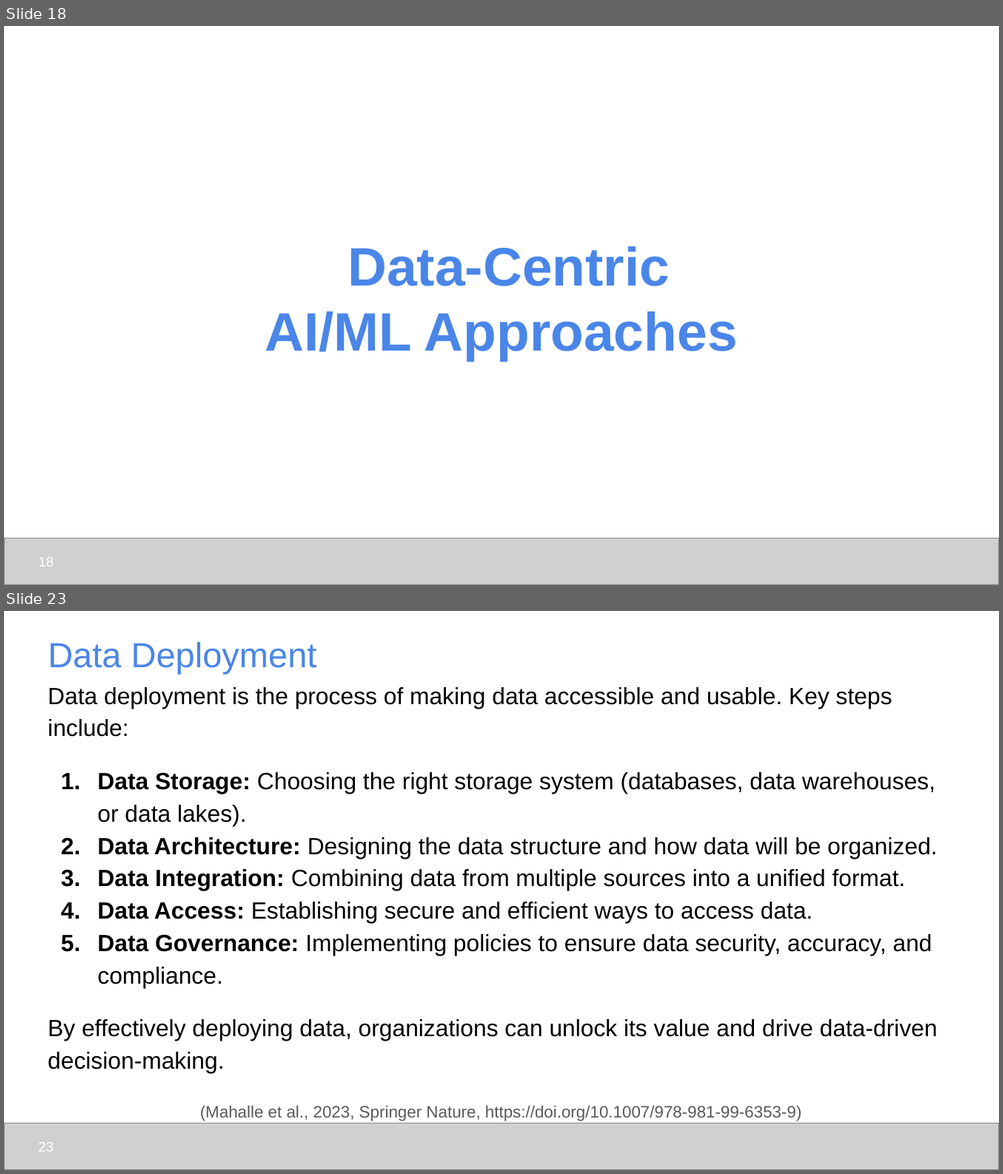
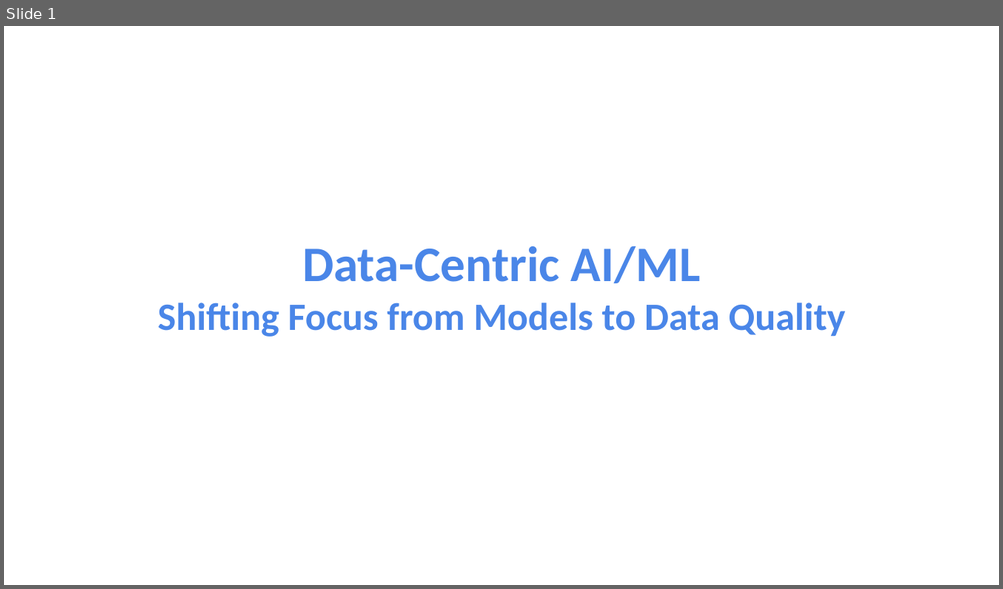
Before and after one commit to udel-cbcb/NIGMS-Sandbox-UD, a slide deck: Submodule_2/Lectures/Submodule_2_Lecture_3_Data_Centric_AI_ML.pptx. Shown one above the other, each under a label of ours: slides 18 and 23 before the commit, slide 1 after it; the slides between them are not shown. The pictures are 1003x1174 and 1003x589 pixels, drawn with LibreOffice and Linux fonts; fonts in the diff are those of the drawing; grey boxes stand for pictures; background and template pictures are left out. Boxes give left, top, right and bottom in pixels: in the first picture for what was removed or moved away, otherwise in the second. Text is boxed around its words. In the diff, an @@ line names an element or a change of style, - is before the commit and + after.

```diff
--- a/Submodule_2/Lectures/Submodule_2_Lecture_3_Data_Centric_AI_ML.pptx
+++ b/Submodule_2/Lectures/Submodule_2_Lecture_3_Data_Centric_AI_ML.pptx
@@ slide 23 removed at [4, 611, 999, 1170], background #FFFFFF @@
@@ title removed at [48, 642, 317, 674] @@
-Data Deployment
@@ text removed at [48, 687, 937, 1073] @@
-Data deployment is the process of making data accessible and usable. Key steps include:
-1. Data Storage: Choosing the right storage system (databases, data warehouses, or data lakes).
-2. Data Architecture: Designing the data structure and how data will be organized.
-3. Data Integration: Combining data from multiple sources into a unified format.
-4. Data Access: Establishing secure and efficient ways to access data.
-5. Data Governance: Implementing policies to ensure data security, accuracy, and compliance.
-By effectively deploying data, organizations can unlock its value and drive data-driven decision-making.
@@ text removed at [200, 1106, 802, 1122] @@
-(Mahalle et al., 2023, Springer Nature, https://doi.org/10.1007/978-981-99-6353-9)
@@ picture removed at [4, 1123, 999, 1170] @@
@@ page number removed at [38, 1142, 54, 1152] @@
-23
@@ what was slide 18 is now slide 1 @@
@@ slide 1 changed as well @@
@@ title at [158, 247, 845, 337]: text changed; size 39.2 to 28 pt; font Arial to Calibri @@
-Data-Centric
-AI/ML Approaches
+Data-Centric AI/ML
+Shifting Focus from Models to Data Quality
@@ picture removed at [4, 538, 999, 585] @@
@@ page number removed at [38, 557, 54, 567] @@
-18
```
Also in this commit, not shown: 4 other slides changed, 4 slides added, 20 other slides removed, 3 other files.
